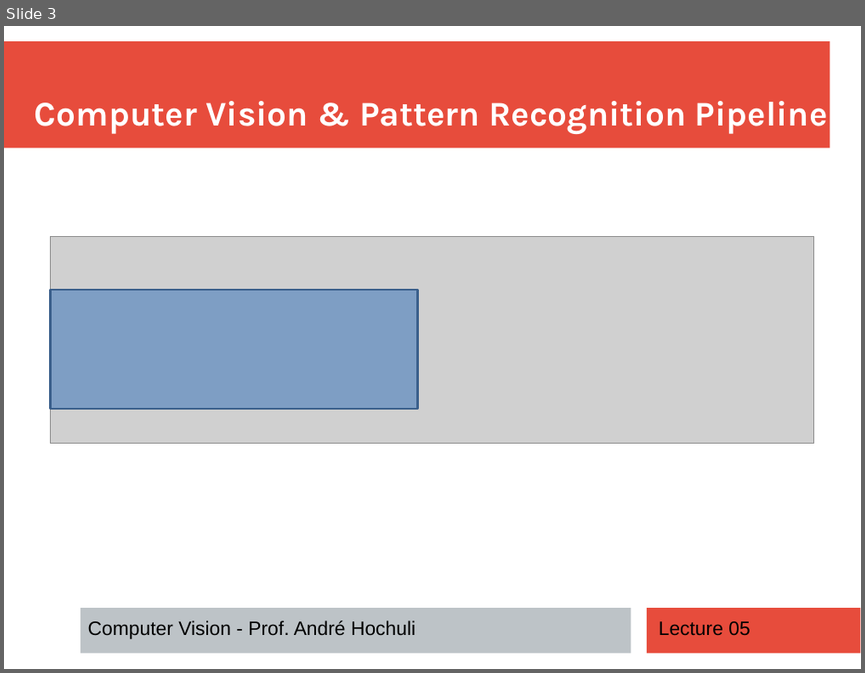
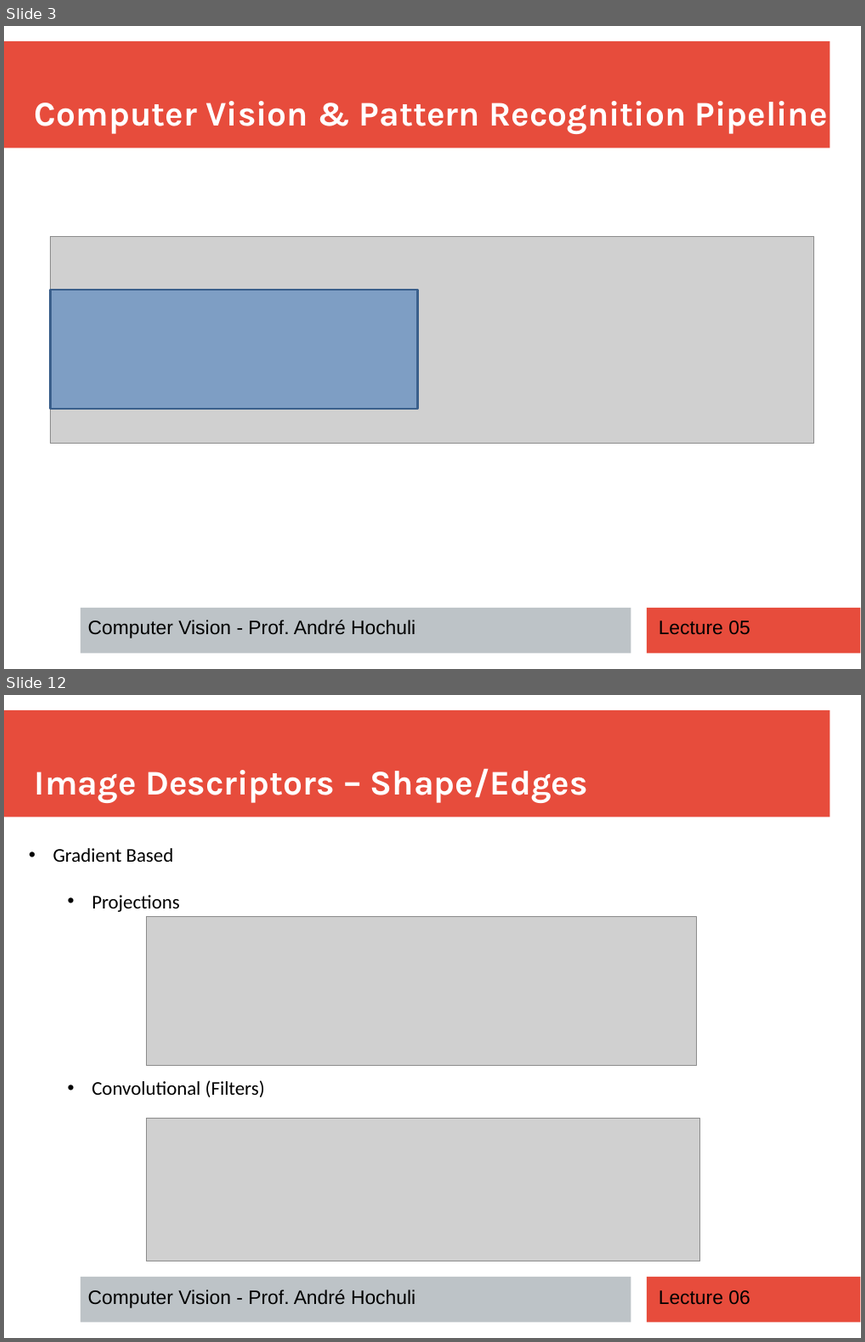
Before and after one commit to andrehochuli/teaching, a slide deck: ComputerVision/Lecture 05 - Feature Extraction/Lecture 05 - Feature Extraction.pptx. Shown one above the other, each under a label of ours: slide 3 before the commit, slides 3 and 12 after it; the slides between them are not shown. The pictures are 865x673 and 865x1342 pixels, drawn with LibreOffice and Linux fonts; fonts in the diff are those of the drawing; grey boxes stand for pictures. Boxes give left, top, right and bottom in pixels: in the first picture for what was removed or moved away, otherwise in the second. Text is boxed around its words. In the diff, an @@ line names an element or a change of style, - is before the commit and + after.

```diff
--- a/ComputerVision/Lecture 05 - Feature Extraction/Lecture 05 - Feature Extraction.pptx
+++ b/ComputerVision/Lecture 05 - Feature Extraction/Lecture 05 - Feature Extraction.pptx
@@ slide 12 added at [4, 695, 861, 1338], background #FFFFFF; not listed: 3 template elements that a slide beside it also shows @@
@@ text added at [35, 768, 588, 803], 32 pt, text #FFFFFF, bold @@
+Image Descriptors – Shape/Edges
@@ text added at [53, 848, 265, 1097], 18 pt, text #000000 @@
+• Gradient Based
+  • Projections
+  • Convolutional (Filters)
@@ picture added at [146, 917, 697, 1065] @@
@@ picture added at [146, 1118, 701, 1261] @@
@@ text added at [88, 1289, 415, 1308], 18 pt, text #000000 @@
+Computer Vision - Prof. André Hochuli
@@ text added at [658, 1290, 749, 1304], 18 pt, text #000000 @@
+Lecture 06
```
Also in this commit, not shown: 9 slides changed, 11 other slides added, 7 other files.
